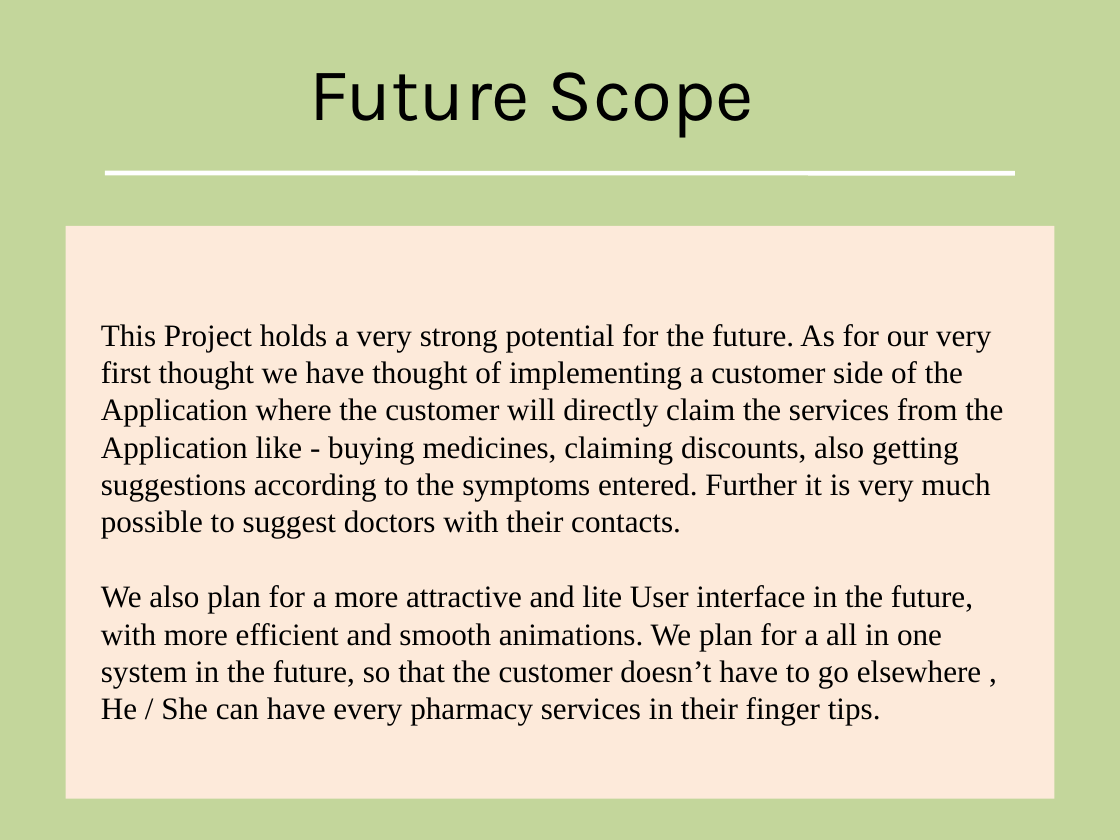
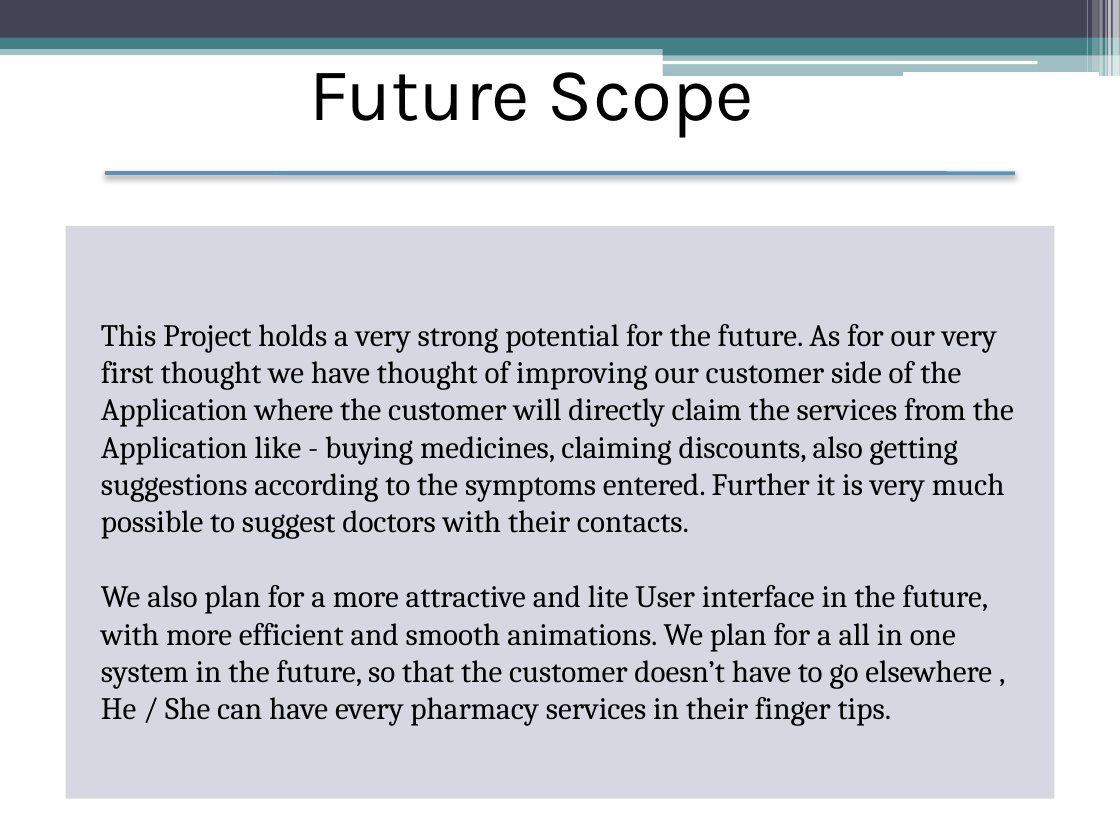
Before and after one commit to Abhisekh-Mundle-99/Pharmacy-Management-System, a slide deck: slide 30 of Group VI(F) Presentation.pptx (slide 11 before the commit). Drawn at 1120x840 pixels with LibreOffice and Linux fonts; fonts in the diff are those of the drawing. Boxes give left, top, right and bottom in pixels: in the first picture for what was removed or moved away, otherwise in the second. Text is boxed around its words. In the diff, an @@ line names an element or a change of style, - is before the commit and + after.

```diff
--- a/Group VI(F) Presentation.pptx
+++ b/Group VI(F) Presentation.pptx
@@ background #C3D69B to #FFFFFF @@
@@ rectangle added at bbox=[0, 0, 1120, 38], fill #424456 @@
@@ rectangle added at bbox=[1086, 0, 1088, 72], fill #FFFFFF at 30% opacity @@
@@ rectangle added at bbox=[1092, 0, 1099, 72], fill #FFFFFF at 20% opacity @@
@@ rectangle added at bbox=[1100, 0, 1103, 76], fill #FFFFFF at 40% opacity @@
@@ rectangle added at bbox=[1105, 0, 1107, 76], fill #FFFFFF at 60% opacity @@
@@ rectangle added at bbox=[1108, 0, 1111, 76], fill #FFFFFF at 65% opacity @@
@@ rectangle added at bbox=[1113, 0, 1120, 76], fill #FFFFFF at 65% opacity @@
@@ rectangle added at bbox=[0, 45, 1120, 55], fill #438086 at 50% opacity @@
@@ rectangle added at bbox=[0, 38, 1120, 49], fill #438086 @@
@@ rectangle added at bbox=[663, 44, 1120, 55], fill #438086 @@
@@ rectangle added at bbox=[663, 54, 1120, 76], fill #438086 at 50% opacity @@
@@ rounded rectangle added at bbox=[662, 60, 1037, 64], fill #FFFFFF @@
@@ rounded rectangle added at bbox=[903, 72, 1099, 76], fill #FFFFFF @@
@@ line (105, 174) - (1015, 174): stroke #FFFFFF 3 pt to #5C92B5 2.5 pt @@
@@ rectangle "This Project holds a very ..." at bbox=[66, 226, 1055, 799]: fill #FDEADA to #D6D7E0 @@
@@ text in rectangle at bbox=[101, 324, 1014, 539]: text changed; font Times New Roman to Cambria @@
-This Project holds a very strong potential for the future. As for our very first thought we have thought of implementing a customer side of the Application where the customer will directly claim the services from the Application like - buying medicines, claiming discounts, also getting suggestions according to the symptoms entered. Further it is very much possible to suggest doctors with their contacts.
+This Project holds a very strong potential for the future. As for our very first thought we have thought of improving our customer side of the Application where the customer will directly claim the services from the Application like - buying medicines, claiming discounts, also getting suggestions according to the symptoms entered. Further it is very much possible to suggest doctors with their contacts.
@@ text in rectangle at bbox=[101, 585, 992, 726]: font Times New Roman to Cambria in "We also plan for a more attractive ..." @@
```
Also in this commit, not shown: 12 other slides changed, 19 slides added, 8 other files.
